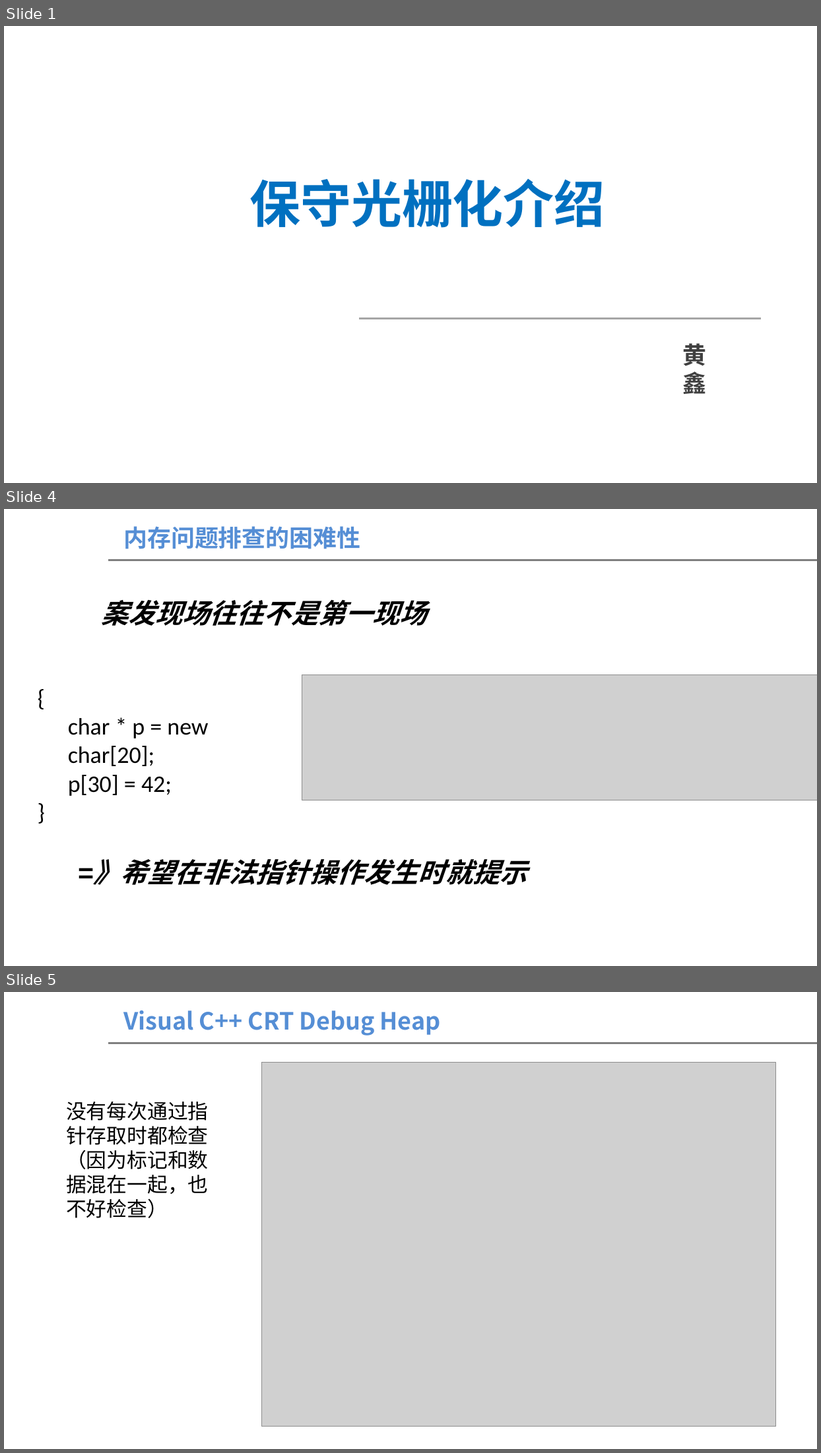
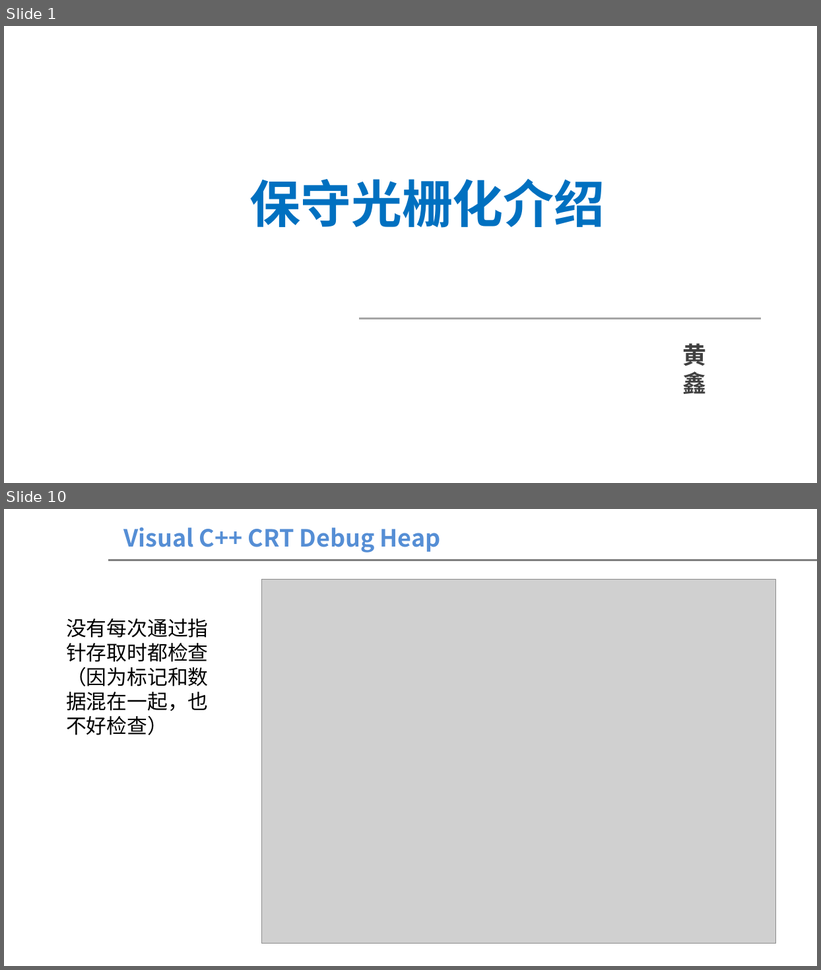
Before and after one commit to theyellowstar/202502Share, a slide deck: 保守光栅化介绍.pptx. Shown one above the other, each under a label of ours: slides 1, 4 and 5 before the commit, slides 1 and 10 after it; the slides between them are not shown. The pictures are 821x1453 and 821x970 pixels, drawn with LibreOffice and Linux fonts; fonts in the diff are those of the drawing; grey boxes stand for pictures; background and template pictures are left out. Boxes give left, top, right and bottom in pixels: in the first picture for what was removed or moved away, otherwise in the second. Text is boxed around its words. In the diff, an @@ line names an element or a change of style, - is before the commit and + after.

```diff
--- a/保守光栅化介绍.pptx
+++ b/保守光栅化介绍.pptx
@@ slide 4 removed at [4, 509, 817, 966], background #FFFFFF; not listed: 1 template element that a slide beside it also shows @@
@@ text removed at [123, 526, 360, 549] @@
-内存问题排查的困难性
@@ text removed at [102, 600, 427, 626] @@
-案发现场往往不是第一现场
@@ picture removed at [302, 675, 817, 800] @@
@@ text removed at [68, 718, 208, 796] @@
-{
-  char * p = new char[20];
-  p[30] = 42;
-  }
@@ text removed at [93, 859, 527, 885] @@
-=》希望在非法指针操作发生时就提示
@@ what was slide 5 is now slide 10 @@
```
Also in this commit, not shown: 2 slides changed, 6 slides added.
